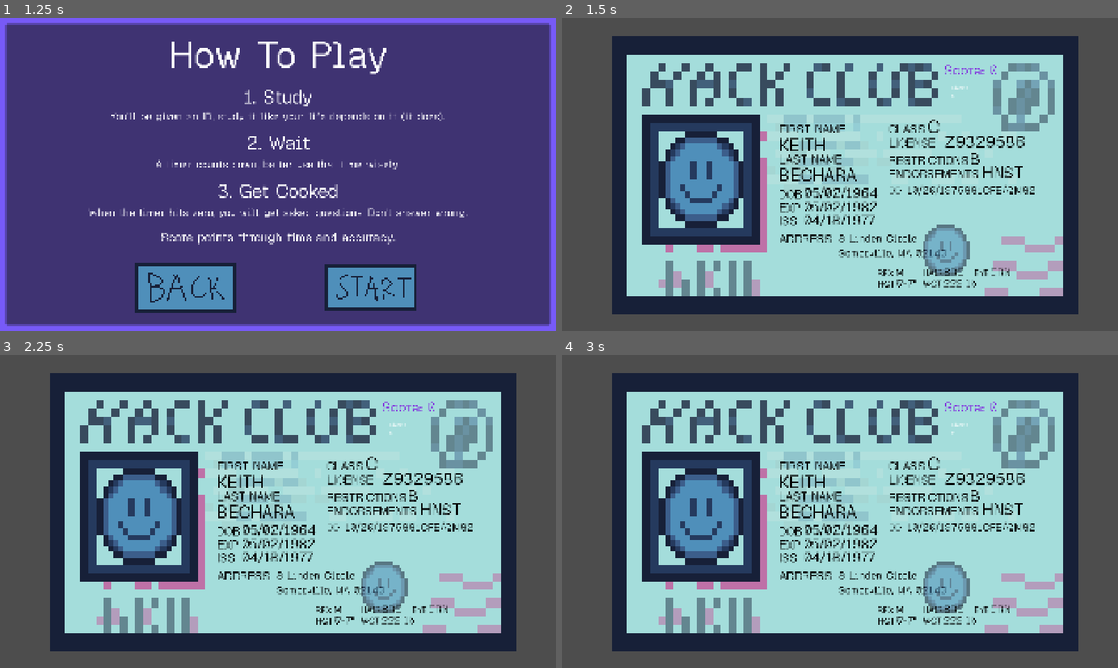
Above: before the commit, frames 1-4 (two rows, left to right).
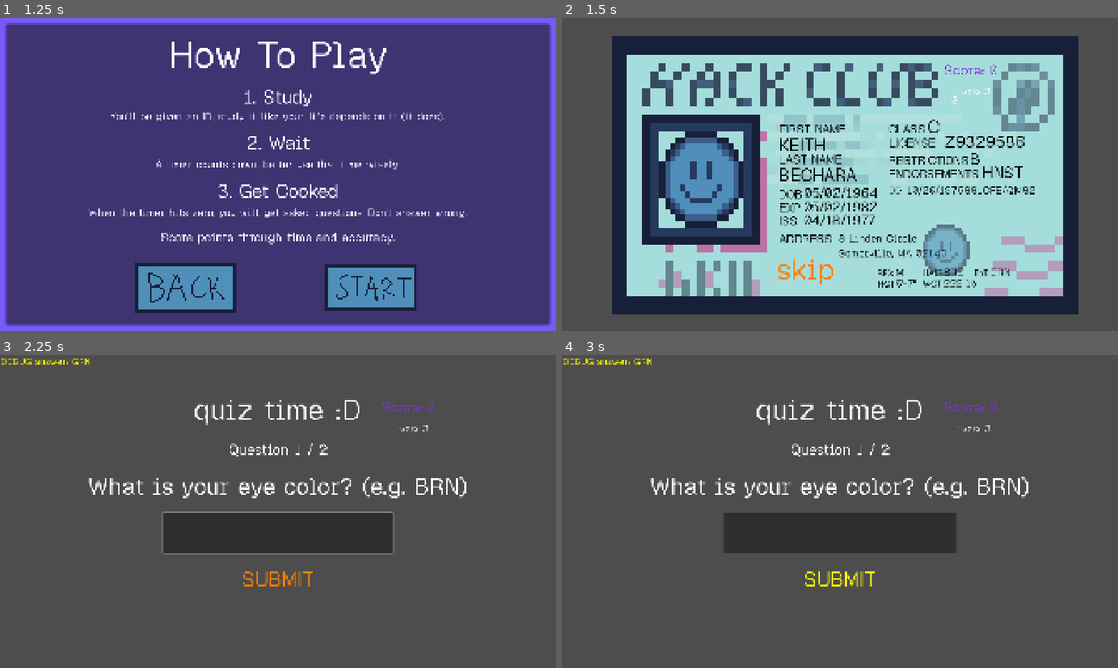
Above: after the commit, the same moments.

Repository: itstntcraft123/fake-an-id
Game: Godot game, scene res://scenes/main_menu.tscn
Same seed, same stepped clock (60 frames per second), same inputs: the game is played once before the commit and once after it.
Inputs (mouse positions are in pixels of both pictures, inside the frame that each line leads up to):
- Up to frame 1 (1.25 s): click "[color=#ffffff00]> [/color][c…" at 0.5 s
- Up to frame 2 (1.5 s): click "[color=#ffffff00]> [/color][c…" at 1.25 s
- Up to frame 3 (2.25 s): click (244, 605) at 2 s, where only the run after the commit has a clickable "skip"
- Up to frame 4 (3 s): click (840, 580) at 2.75 s, where only the run after the commit has a clickable "SUBMIT"

Frame 1 is identical in both runs. In frame 2, 0.3% of the frame differs, in the area x 38-77%, y 21-86%; in frame 3, 72%, in the area x 0-93%, y 1-95%; in frame 4, 72%.

Commit message:
fix game UI theme; add skip button to game

Diff:
--- a/scenes/game.tscn
+++ b/scenes/game.tscn
@@ -14,14 +14,24 @@
 
 [node name="UI" type="CanvasLayer" parent="." unique_id=1346658912]
 
-[node name="IDCard" type="Control" parent="UI" unique_id=2111988098]
+[node name="Theme" type="Control" parent="UI" unique_id=211228326]
 layout_mode = 3
-anchors_preset = 0
-offset_right = 40.0
-offset_bottom = 40.0
+anchors_preset = 15
+anchor_right = 1.0
+anchor_bottom = 1.0
+grow_horizontal = 2
+grow_vertical = 2
 theme = ExtResource("4_lbhrr")
 
-[node name="TextureRect" type="TextureRect" parent="UI/IDCard" unique_id=418763772]
+[node name="IDCard" type="Control" parent="UI/Theme" unique_id=2111988098]
+layout_mode = 1
+anchors_preset = 15
+anchor_right = 1.0
+anchor_bottom = 1.0
+grow_horizontal = 2
+grow_vertical = 2
+
+[node name="TextureRect" type="TextureRect" parent="UI/Theme/IDCard" unique_id=418763772]
 texture_filter = 1
 layout_mode = 0
 offset_left = 117.0
@@ -30,7 +40,7 @@
 offset_bottom = 1080.0
 texture = ExtResource("4_p57ef")
 
-[node name="IDImage" type="TextureRect" parent="UI/IDCard" unique_id=530004295]
+[node name="IDImage" type="TextureRect" parent="UI/Theme/IDCard" unique_id=530004295]
 texture_filter = 1
 layout_mode = 0
 offset_left = 336.0
@@ -39,7 +49,7 @@
 offset_bottom = 721.0
 texture = ExtResource("5_iywne")
 
-[node name="DriversClassLabel" type="Label" parent="UI/IDCard" unique_id=1720002885]
+[node name="DriversClassLabel" type="Label" parent="UI/Theme/IDCard" unique_id=1720002885]
 layout_mode = 0
 offset_left = 1128.0
 offset_top = 357.0
@@ -49,7 +59,7 @@
 theme_override_font_sizes/font_size = 40
 text = "CLASS"
 
-[node name="DriversClass" type="Label" parent="UI/IDCard/DriversClassLabel" unique_id=2102863602]
+[node name="DriversClass" type="Label" parent="UI/Theme/IDCard/DriversClassLabel" unique_id=2102863602]
 layout_mode = 0
 offset_left = 134.0
 offset_top = -20.0
@@ -59,7 +69,7 @@
 theme_override_font_sizes/font_size = 60
 text = "[class]"
 
-[node name="FirstNameLabel" type="Label" parent="UI/IDCard" unique_id=1600423695]
+[node name="FirstNameLabel" type="Label" parent="UI/Theme/IDCard" unique_id=1600423695]
 layout_mode = 0
 offset_left = 751.0
 offset_top = 357.0
@@ -69,7 +79,7 @@
 theme_override_font_sizes/font_size = 40
 text = "FIRST NAME"
 
-[node name="FirstName" type="Label" parent="UI/IDCard/FirstNameLabel" unique_id=1994380922]
+[node name="FirstName" type="Label" parent="UI/Theme/IDCard/FirstNameLabel" unique_id=1994380922]
 layout_mode = 0
 offset_left = -3.0
 offset_top = 43.0
@@ -79,7 +89,7 @@
 theme_override_font_sizes/font_size = 60
 text = "[FN]"
 
-[node name="LastNameLabel" type="Label" parent="UI/IDCard" unique_id=764388481]
+[node name="LastNameLabel" type="Label" parent="UI/Theme/IDCard" unique_id=764388481]
 layout_mode = 0
 offset_left = 750.0
 offset_top = 462.0
@@ -89,7 +99,7 @@
 theme_override_font_sizes/font_size = 40
 text = "LAST NAME"
 
-[node name="LastName" type="Label" parent="UI/IDCard/LastNameLabel" unique_id=2000823908]
+[node name="LastName" type="Label" parent="UI/Theme/IDCard/LastNameLabel" unique_id=2000823908]
 layout_mode = 0
 offset_left = -2.0
 offset_top = 41.0
@@ -99,7 +109,7 @@
 theme_override_font_sizes/font_size = 60
 text = "[LN]"
 
-[node name="DobLabel" type="Label" parent="UI/IDCard" unique_id=319141769]
+[node name="DobLabel" type="Label" parent="UI/Theme/IDCard" unique_id=319141769]
 layout_mode = 0
 offset_left = 749.0
 offset_top = 582.0
@@ -109,7 +119,7 @@
 theme_override_font_sizes/font_size = 40
 text = "DOB"
 
-[node name="Dob" type="Label" parent="UI/IDCard/DobLabel" unique_id=2052988321]
+[node name="Dob" type="Label" parent="UI/Theme/IDCard/DobLabel" unique_id=2052988321]
 layout_mode = 0
 offset_left = 88.0
 offset_top = -8.0
@@ -119,7 +129,7 @@
 theme_override_font_sizes/font_size = 45
 text = "[DoB]"
 
-[node name="ExpDateLabel" type="Label" parent="UI/IDCard" unique_id=1213400034]
+[node name="ExpDateLabel" type="Label" parent="UI/Theme/IDCard" unique_id=1213400034]
 layout_mode = 0
 offset_left = 751.0
 offset_top = 628.0
@@ -129,7 +139,7 @@
 theme_override_font_sizes/font_size = 40
 text = "EXP"
 
-[node name="ExpDate" type="Label" parent="UI/IDCard/ExpDateLabel" unique_id=643385181]
+[node name="ExpDate" type="Label" parent="UI/Theme/IDCard/ExpDateLabel" unique_id=643385181]
 layout_mode = 0
 offset_left = 85.0
 offset_top = -6.0
@@ -139,7 +149,7 @@
 theme_override_font_sizes/font_size = 45
 text = "[expDate]"
 
-[node name="DdLabel" type="Label" parent="UI/IDCard" unique_id=676266183]
+[node name="DdLabel" type="Label" parent="UI/Theme/IDCard" unique_id=676266183]
 layout_mode = 0
 offset_left = 1129.0
 offset_top = 573.0
@@ -149,7 +159,7 @@
 theme_override_font_sizes/font_size = 32
 text = "DD"
 
-[node name="Dd" type="Label" parent="UI/IDCard/DdLabel" unique_id=2147450604]
+[node name="Dd" type="Label" parent="UI/Theme/IDCard/DdLabel" unique_id=2147450604]
 layout_mode = 0
 offset_left = 63.0
 offset_top = -3.0
@@ -159,7 +169,7 @@
 theme_override_font_sizes/font_size = 36
 text = "[dd] [dd] [dd] [dd] [dd]"
 
-[node name="AddressLabel" type="Label" parent="UI/IDCard" unique_id=377110202]
+[node name="AddressLabel" type="Label" parent="UI/Theme/IDCard" unique_id=377110202]
 layout_mode = 0
 offset_left = 751.0
 offset_top = 736.0
@@ -169,7 +179,7 @@
 theme_override_font_sizes/font_size = 40
 text = "ADDRESS"
 
-[node name="Address" type="Label" parent="UI/IDCard/AddressLabel" unique_id=760419591]
+[node name="Address" type="Label" parent="UI/Theme/IDCard/AddressLabel" unique_id=760419591]
 layout_mode = 0
 offset_left = 204.0
 offset_right = 601.0
@@ -178,7 +188,7 @@
 theme_override_font_sizes/font_size = 36
 text = "[address]"
 
-[node name="LicenseNoLabel" type="Label" parent="UI/IDCard" unique_id=1244743100]
+[node name="LicenseNoLabel" type="Label" parent="UI/Theme/IDCard" unique_id=1244743100]
 layout_mode = 0
 offset_left = 1130.0
 offset_top = 405.0
@@ -188,7 +198,7 @@
 theme_override_font_sizes/font_size = 40
 text = "LICENSE"
 
-[node name="LicenseNo" type="Label" parent="UI/IDCard/LicenseNoLabel" unique_id=954225392]
+[node name="LicenseNo" type="Label" parent="UI/Theme/IDCard/LicenseNoLabel" unique_id=954225392]
 layout_mode = 0
 offset_left = 190.0
 offset_top = -14.0
@@ -198,7 +208,7 @@
 theme_override_font_sizes/font_size = 55
 text = "[license]"
 
-[node name="EndorsementsLabel" type="Label" parent="UI/IDCard" unique_id=105807167]
+[node name="EndorsementsLabel" type="Label" parent="UI/Theme/IDCard" unique_id=105807167]
 layout_mode = 0
 offset_left = 1129.0
 offset_top = 512.0
@@ -208,7 +218,7 @@
 theme_override_font_sizes/font_size = 40
 text = "ENDORSEMENTS"
 
-[node name="Endorsements" type="Label" parent="UI/IDCard/EndorsementsLabel" unique_id=142407552]
+[node name="Endorsements" type="Label" parent="UI/Theme/IDCard/EndorsementsLabel" unique_id=142407552]
 layout_mode = 0
 offset_left = 322.0
 offset_top = -15.0
@@ -218,7 +228,7 @@
 theme_override_font_sizes/font_size = 55
 text = "[endorsement]"
 
-[node name="RestrictionsLabel" type="Label" parent="UI/IDCard" unique_id=1328342094]
+[node name="RestrictionsLabel" type="Label" parent="UI/Theme/IDCard" unique_id=1328342094]
 layout_mode = 0
 offset_left = 1129.0
 offset_top = 465.0
@@ -228,7 +238,7 @@
 theme_override_font_sizes/font_size = 40
 text = "RESTRICTIONS"
 
-[node name="Restrictions" type="Label" parent="UI/IDCard/RestrictionsLabel" unique_id=1954596060]
+[node name="Restrictions" type="Label" parent="UI/Theme/IDCard/RestrictionsLabel" unique_id=1954596060]
 layout_mode = 0
 offset_left = 280.0
 offset_top = -14.0
@@ -238,7 +248,7 @@
 theme_override_font_sizes/font_size = 55
 text = "[restri.]"
 
-[node name="IssueDateLabel" type="Label" parent="UI/IDCard" unique_id=561446141]
+[node name="IssueDateLabel" type="Label" parent="UI/Theme/IDCard" unique_id=561446141]
 layout_mode = 0
 offset_left = 751.0
 offset_top = 674.0
@@ -248,7 +258,7 @@
 theme_override_font_sizes/font_size = 40
 text = "ISS"
 
-[node name="IssueDate" type="Label" parent="UI/IDCard/IssueDateLabel" unique_id=913208823]
+[node name="IssueDate" type="Label" parent="UI/Theme/IDCard/IssueDateLabel" unique_id=913208823]
 layout_mode = 0
 offset_left = 84.0
 offset_top = -6.0
@@ -258,7 +268,7 @@
 theme_override_font_sizes/font_size = 45
 text = "[issue]"
 
-[node name="Image2" type="TextureRect" parent="UI/IDCard" unique_id=1414128172]
+[node name="Image2" type="TextureRect" parent="UI/Theme/IDCard" unique_id=1414128172]
 self_modulate = Color(1, 1, 1, 0.5372549)
 texture_filter = 1
 layout_mode = 0
@@ -268,7 +278,7 @@
 offset_bottom = 889.0
 texture = ExtResource("5_iywne")
 
-[node name="SexLabel" type="Label" parent="UI/IDCard" unique_id=1940188850]
+[node name="SexLabel" type="Label" parent="UI/Theme/IDCard" unique_id=1940188850]
 layout_mode = 0
 offset_left = 1089.0
 offset_top = 861.0
@@ -278,7 +288,7 @@
 theme_override_font_sizes/font_size = 30
 text = "SEX"
 
-[node name="Sex" type="Label" parent="UI/IDCard/SexLabel" unique_id=1747402248]
+[node name="Sex" type="Label" parent="UI/Theme/IDCard/SexLabel" unique_id=1747402248]
 layout_mode = 0
 offset_left = 64.0
 offset_top = -6.0
@@ -288,7 +298,7 @@
 theme_override_font_sizes/font_size = 35
 text = "[sex]"
 
-[node name="HeightLabel" type="Label" parent="UI/IDCard" unique_id=23549392]
+[node name="HeightLabel" type="Label" parent="UI/Theme/IDCard" unique_id=23549392]
 layout_mode = 0
 offset_left = 1091.0
 offset_top = 898.0
@@ -298,7 +308,7 @@
 theme_override_font_sizes/font_size = 30
 text = "HGT"
 
-[node name="Height" type="Label" parent="UI/IDCard/HeightLabel" unique_id=968089444]
+[node name="Height" type="Label" parent="UI/Theme/IDCard/HeightLabel" unique_id=968089444]
 layout_mode = 0
 offset_left = 62.0
 offset_top = -5.0
@@ -308,7 +318,7 @@
 theme_override_font_sizes/font_size = 35
 text = "[hgt]"
 
-[node name="HairColorLabel" type="Label" parent="UI/IDCard" unique_id=616471486]
+[node name="HairColorLabel" type="Label" parent="UI/Theme/IDCard" unique_id=616471486]
 layout_mode = 0
 offset_left = 1245.0
 offset_top = 859.0
@@ -318,7 +328,7 @@
 theme_override_font_sizes/font_size = 30
 text = "HAIR"
 
-[node name="HairColor" type="Label" parent="UI/IDCard/HairColorLabel" unique_id=447074001]
+[node name="HairColor" type="Label" parent="UI/Theme/IDCard/HairColorLabel" unique_id=447074001]
 layout_mode = 0
 offset_left = 74.0
 offset_top = -5.0
@@ -328,7 +338,7 @@
 theme_override_font_sizes/font_size = 35
 text = "[hairc]"
 
-[node name="WeightLabel" type="Label" parent="UI/IDCard" unique_id=1668930202]
+[node name="WeightLabel" type="Label" parent="UI/Theme/IDCard" unique_id=1668930202]
 layout_mode = 0
 offset_left = 1246.0
 offset_top = 897.0
@@ -338,7 +348,7 @@
 theme_override_font_sizes/font_size = 30
 text = "WGT"
 
-[node name="Weight" type="Label" parent="UI/IDCard/WeightLabel" unique_id=1700281475]
+[node name="Weight" type="Label" parent="UI/Theme/IDCard/WeightLabel" unique_id=1700281475]
 layout_mode = 0
 offset_left = 70.0
 offset_top = -5.0
@@ -348,7 +358,7 @@
 theme_override_font_sizes/font_size = 35
 text = "[weight]"
 
-[node name="EyeColorLabel" type="Label" parent="UI/IDCard" unique_id=659478503]
+[node name="EyeColorLabel" type="Label" parent="UI/Theme/IDCard" unique_id=659478503]
 layout_mode = 0
 offset_left = 1424.0
 offset_top = 860.0
@@ -358,7 +368,7 @@
 theme_override_font_sizes/font_size = 30
 text = "EYE"
 
-[node name="EyeColor" type="Label" parent="UI/IDCard/EyeColorLabel" unique_id=691298928]
+[node name="EyeColor" type="Label" parent="UI/Theme/IDCard/EyeColorLabel" unique_id=691298928]
 layout_mode = 0
 offset_left = 55.0
 offset_top = -6.0
@@ -368,24 +378,30 @@
 theme_override_font_sizes/font_size = 35
 text = "[eyec]"
 
-[node name="Quiz" parent="UI" unique_id=942844882 instance=ExtResource("6_p57ef")]
+[node name="Quiz" parent="UI/Theme" unique_id=942844882 instance=ExtResource("6_p57ef")]
 visible = false
-
-[node name="TimerLabel" type="Label" parent="UI" unique_id=1752270649]
-offset_left = 1345.0
-offset_top = 259.0
-offset_right = 1432.0
-offset_bottom = 282.0
-text = "TimerLabel"
-
-[node name="LivesLabel" type="Label" parent="UI" unique_id=210568411]
+layout_mode = 1
+
+[node name="LivesLabel" type="Label" parent="UI/Theme" unique_id=210568411]
+layout_mode = 0
 offset_left = 1347.0
 offset_top = 229.0
 offset_right = 1428.0
 offset_bottom = 252.0
+theme_override_font_sizes/font_size = 36
 text = "LivesLabel"
 
-[node name="ScoreLabel" type="Label" parent="UI" unique_id=1242551628]
+[node name="TimerLabel" type="Label" parent="UI/Theme" unique_id=1752270649]
+layout_mode = 0
+offset_left = 1345.0
+offset_top = 259.0
+offset_right = 1538.0
+offset_bottom = 307.0
+theme_override_font_sizes/font_size = 36
+text = "TimerLabel"
+
+[node name="ScoreLabel" type="Label" parent="UI/Theme" unique_id=1242551628]
+layout_mode = 0
 offset_left = 1320.0
 offset_top = 148.0
 offset_right = 1506.0
@@ -395,4 +411,14 @@
 theme_override_font_sizes/font_size = 48
 text = "Score: 0"
 
+[node name="SkipButton" type="Button" parent="UI/Theme" unique_id=1717449017]
+layout_mode = 0
+offset_left = 545.0
+offset_top = 760.0
+offset_right = 1138.0
+offset_bottom = 976.0
+text = "skip"
+
 [node name="StudyTimer" type="Timer" parent="." unique_id=146617480]
+
+[connection signal="pressed" from="UI/Theme/SkipButton" to="." method="_on_skip_button_pressed"]
--- a/scripts/game.gd
+++ b/scripts/game.gd
@@ -10,12 +10,13 @@
 var lives = max_lives
 var score := 0 # for now just # of ids passed
 
-@onready var id_card: Control = $UI/IDCard
-@onready var quiz: Control = $UI/Quiz
+@onready var id_card: Control = $UI/Theme/IDCard
+@onready var quiz: Control = $UI/Theme/Quiz
 @onready var study_timer: Timer = $StudyTimer
-@onready var timer_label: Label = $UI/TimerLabel
-@onready var lives_label: Label = $UI/LivesLabel
-@onready var score_label: Label = $UI/ScoreLabel
+@onready var timer_label: Label = $UI/Theme/TimerLabel
+@onready var lives_label: Label = $UI/Theme/LivesLabel
+@onready var score_label: Label = $UI/Theme/ScoreLabel
+@onready var skip_button: Button = $UI/Theme/SkipButton
 
 func _ready() -> void:
 	study_timer.one_shot = true
@@ -27,6 +28,7 @@
 func _start_round() -> void:
 	_generate_id()
 	quiz.hide()
+	skip_button.show()
 	id_card.show()
 	timer_label.show()
 	_update_hud()
@@ -61,13 +63,14 @@
 
 	for key in id_data:
 		print(Utils.snake_to_pascal(key))
-		get_node("UI/IDCard/" + Utils.snake_to_pascal(key) + "Label/" + Utils.snake_to_pascal(key)).text = id_data[key]
+		get_node("UI/Theme/IDCard/" + Utils.snake_to_pascal(key) + "Label/" + Utils.snake_to_pascal(key)).text = id_data[key]
 
 func _process(_delta: float) -> void:
 	if not study_timer.is_stopped():
 		timer_label.text = str(ceili(study_timer.time_left))
 
 func _on_study_over() -> void:
+	skip_button.hide()
 	id_card.hide()
 	timer_label.hide()
 	quiz.show()
@@ -93,7 +96,11 @@
 	lives_label.text = "Lives: %d" % lives
 	score_label.text = "Score: %d" % score
 
-func _unhandled_input(event: InputEvent) -> void:
+func _input(event: InputEvent) -> void:
 	if event.is_action_pressed("ui_close_dialog") and not has_node("EscapeScreen"):
 		$UI.add_child(escape_screen.instantiate())
 		get_tree().paused = true
+
+func _on_skip_button_pressed() -> void:
+	_on_study_over()
+	study_timer.stop()
